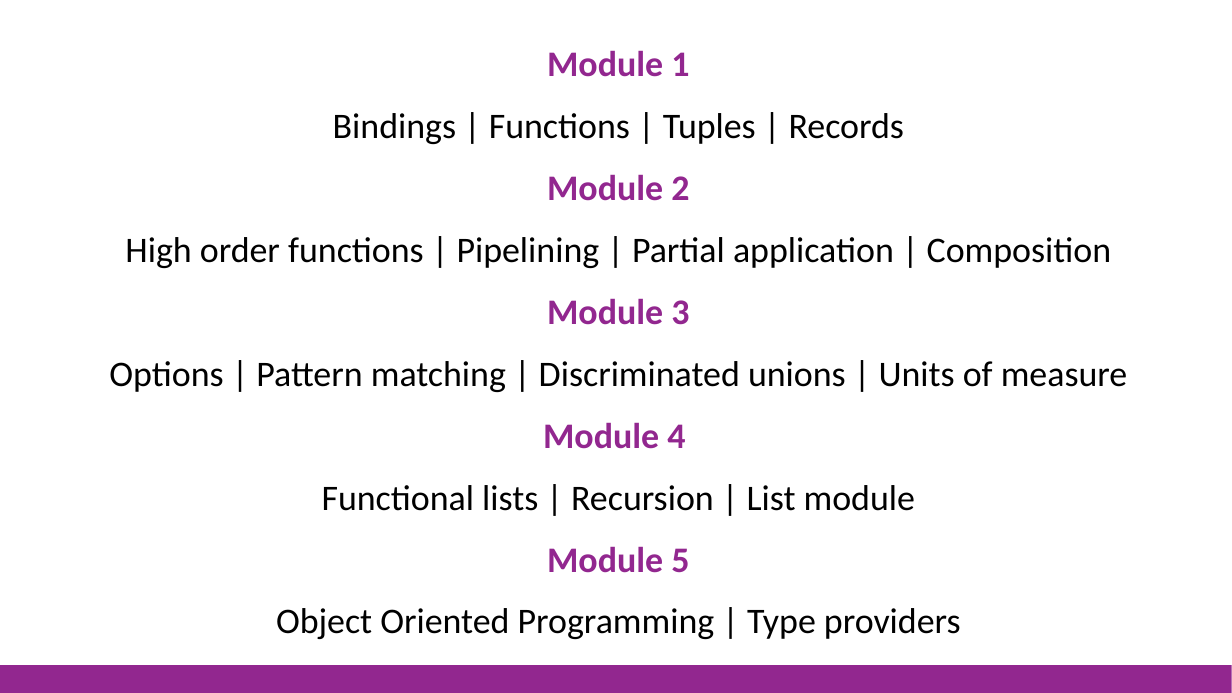
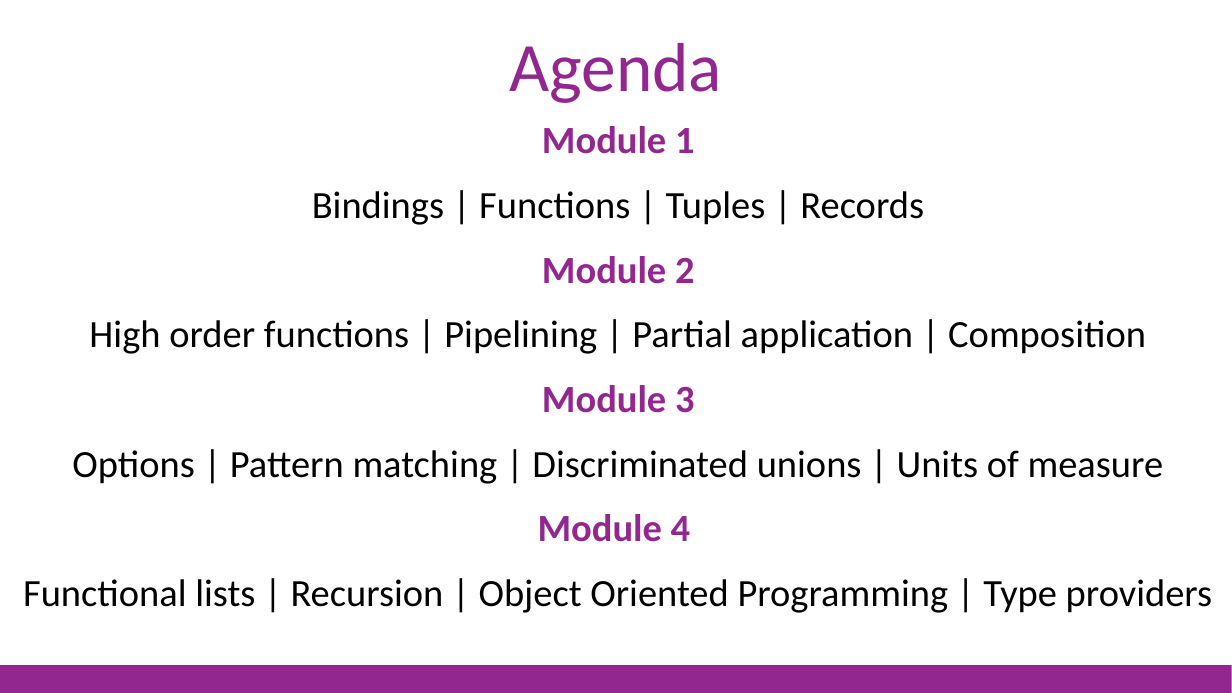
Before and after one commit to jorgef/fsharpworkshop, a slide deck: slide 8 of FSharpWorkshop_Slides.pptx. Drawn at 1232x693 pixels with LibreOffice and Linux fonts; fonts in the diff are those of the drawing. Boxes give left, top, right and bottom in pixels: in the first picture for what was removed or moved away, otherwise in the second. Text is boxed around its words. In the diff, an @@ line names an element or a change of style, - is before the commit and + after.

```diff
--- a/FSharpWorkshop_Slides.pptx
+++ b/FSharpWorkshop_Slides.pptx
@@ title added at <box>510,43,722,103</box>, 54 pt, text #92278F @@
+Agenda
@@ text "Module 1": place and size @@
-text "Module 1" at <box>109,50,1128,639</box>
+text "Module 1" at <box>23,126,1212,613</box>
@@ text at <box>72,126,1164,542</box>: size 28 to 30 pt in "Module 1", "Bindings | Functions | Tuples | Records", "Module 2", "High order functions | Pipelining | Partial ..." and 3 more places @@
@@ text at <box>23,579,1212,613</box>: text changed; size 28 to 30 pt @@
-Functional lists | Recursion | List module
-Module 5
-Object Oriented Programming | Type providers
+Functional lists | Recursion | Object Oriented Programming | Type providers
```
Also in this commit, not shown: 9 other slides changed, 1 slide added, 5 slides removed, 1 other file.
